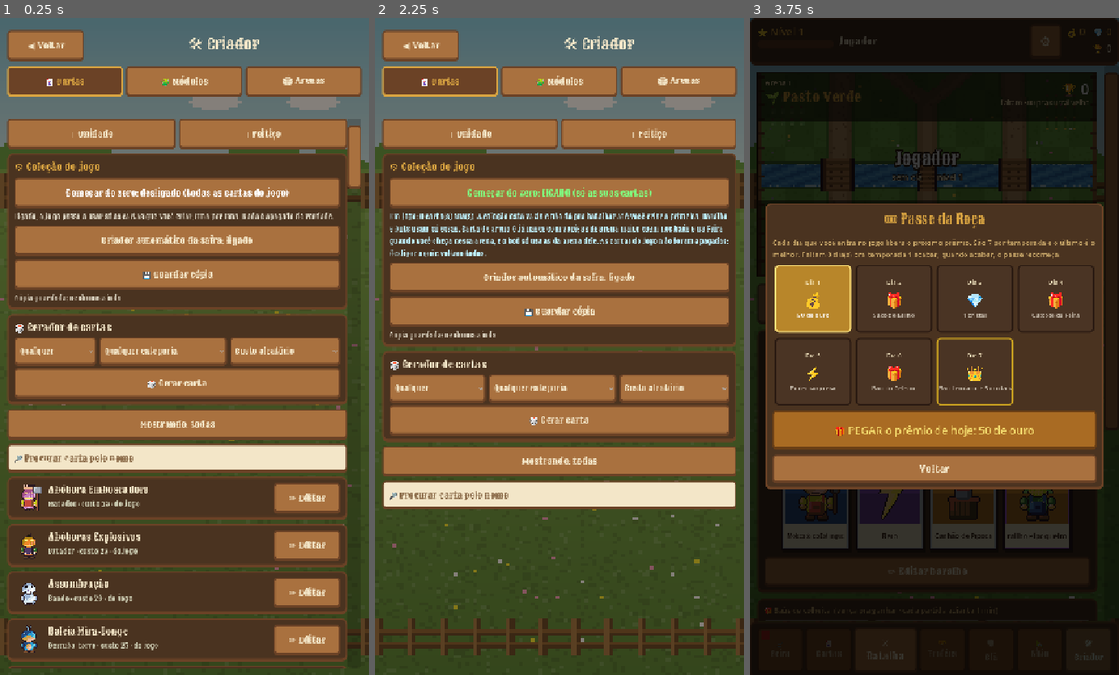
Above: before the commit, frames 1-3 (left to right).
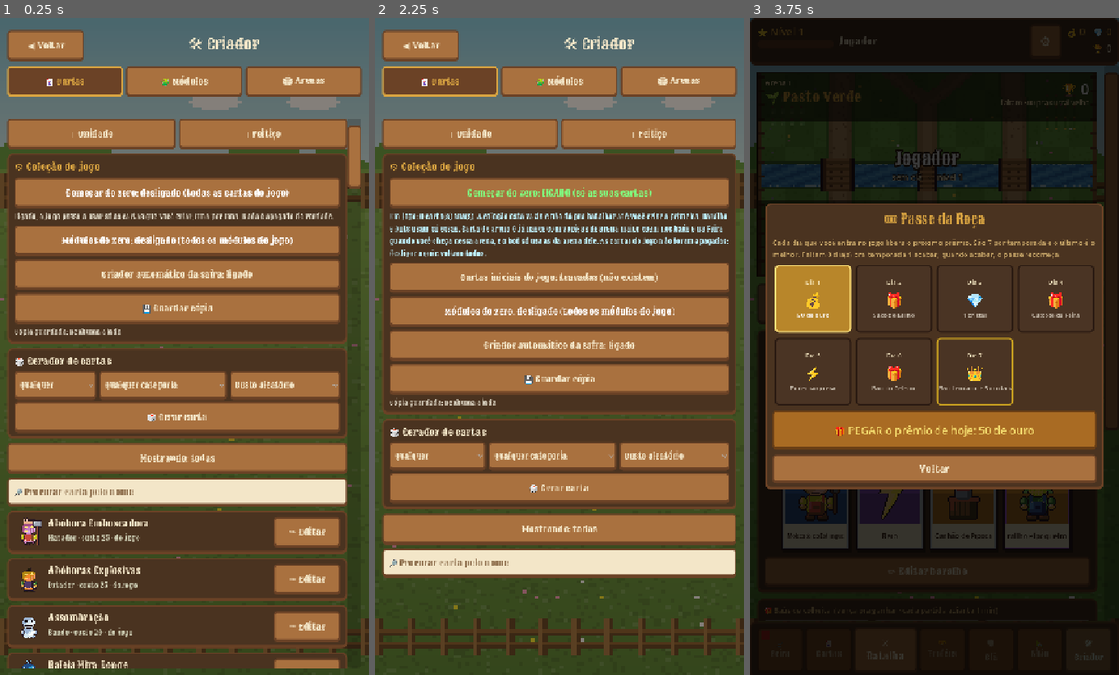
Above: after the commit, the same moments.

Repository: Generadevde/farmarena
Game: Godot game, scene res://creator/creator_menu.tscn
Two runs of this game, one before a commit and one after it. Both use one fixed random seed, a clock stepped at 60 frames per second and the inputs below. This scene is started directly instead of the project's main scene. The engine's default icon, where the game draws it, is replaced by a stand-in: a white triangle on a blue panel in a dark square.
Inputs:
- Up to frame 1 (0.25 s): no input
- Up to frame 2 (2.25 s): click "Começar do zero: desligado (t…" at 0.5 s; click "Começar do zero: LIGADO (só a…" at 1.25 s; click "Começar do zero: desligado (t…" at 2 s
- Up to frame 3 (3.75 s): click "Começar do zero: LIGADO (só a…" at 2.75 s; click "◀ Voltar" at 3.5 s

The runs differ from the first frame. In frame 1, 30% of the frame differs, in the area x 1-95%, y 33-99%; in frame 2, 30%, in the area x 1-98%, y 38-86%; in frame 3, nothing differs.

Commit message:
Baralho no começar do zero, carta da vez no baralho sem travar, módulos do zero, sortear peças
- Começar do zero tem baralhos próprios, só com as suas cartas: a tela de
  montar o baralho voltou a mostrar as cartas (ficava vazia).
- Corrigida a volta sem fim entre o nível da torre e a carta da vez quando ela
  estava no baralho (fechava o jogo).
- Chave pra emprestar ou travar as cartas iniciais do jogo.
- "Módulos do zero": só existem os módulos criados, pro jogador e pros bots.
- Criador: sortear as peças em uso (dentro do tema) e sortear as cores.

Co-Authored-By: Claude Fable 5.2 <noreply@anthropic.com>
Claude-Session: https://claude.ai/code/session_01F2c9wwKpd4XWAaAeM55Dzi

Diff:
--- a/Scripts/progresso.gd
+++ b/Scripts/progresso.gd
@@ -826,7 +826,32 @@
 
 
 func deck_paths(slot: int) -> Array:
+	if CustomContent.zero_on():
+		return _zero_deck_paths(clampi(slot, 0, DECK_SLOTS - 1))
 	return d["decks"][clampi(slot, 0, DECK_SLOTS - 1)]
+
+
+## "começar do zero": os baralhos ficam guardados à parte (os do jogo normal não são mexidos) e
+## só têm cartas SUAS. Com menos de 8 cartas, o baralho mostra as que existem (na batalha elas
+## se repetem até encher). Carta nova entra sozinha enquanto tiver lugar.
+func _zero_deck_paths(slot: int) -> Array:
+	if !d.has("decks_zero"):
+		d["decks_zero"] = []
+	var all: Array = d["decks_zero"]
+	while all.size() < DECK_SLOTS:
+		all.append([])
+	var paths: Array = all[slot]
+	var mine: Array = CardDatabase.all_cards.filter(func(c): return c != null and is_owned(c) and !CustomContent.is_spawn_only(c))
+	var ok: Array = mine.map(func(c): return c.resource_path)
+	for i in range(paths.size() - 1, -1, -1):
+		if !ok.has(paths[i]) or paths.find(paths[i]) != i:
+			paths.remove_at(i)
+	for p in ok:
+		if paths.size() >= DECK_SIZE:
+			break
+		if !paths.has(p):
+			paths.append(p)
+	return paths
 
 
 func deck_cards(slot: int) -> Array:
@@ -876,7 +901,7 @@
 
 func _apply_active_deck():
 	var cards = deck_cards(active_deck())
-	if cards.size() != DECK_SIZE:
+	if cards.size() != DECK_SIZE and !(CustomContent.zero_on() and !cards.is_empty()):
 		return
 	DeckManager.full_deck.assign(cards)
 	DeckManager.start_deck()
@@ -1429,6 +1454,8 @@
 		var p = int(it.get("ponto", -1))
 		if b == null or !PlayerProfile.is_base_unlocked(b) or p < 0 or p >= Regras.MODULE_POINTS.size() or points.has(p):
 			continue
+		if !BotSimulator.available_bases.has(b):
+			continue   # módulo que não existe mais (módulos "do zero": só os seus)
 		points[p] = true
 		out.append({"base": b, "ponto": p})
 	# completa o que falta: primeiro a torre que já estava equipada, depois as liberadas.
@@ -1437,7 +1464,7 @@
 	for b in BotSimulator.available_bases:
 		if b != null and PlayerProfile.is_base_unlocked(b):
 			pool.append(b)
-	pool = pool.filter(func(b): return b != null)
+	pool = pool.filter(func(b): return b != null and BotSimulator.available_bases.has(b))
 	var order: Array = Regras.FILL_POINTS
 	for b in pool:
 		if out.size() >= n:
@@ -1511,8 +1538,8 @@
 	if pool.is_empty():
 		return []
 	var seed = abs(hash(str(profile.profile_name) if profile != null else "bot"))
-	if first == null:
-		first = pool[0]
+	if first == null or !pool.has(first):
+		first = pool[seed % pool.size()]   # (o módulo antigo dele pode não existir mais: módulos "do zero")
 	var eco_types = [BaseData.BaseType.PRODUCTION, BaseData.BaseType.CAPACITY]
 	# 1 em cada 5 bots aposta tudo num módulo só e leva DOIS iguais (nunca dois de recurso).
 	# "botduplo" é só pro laboratório forçar sim (1) ou não (0).
@@ -1552,7 +1579,9 @@
 	var best = 1
 	for c in deck_cards(active_deck()):
 		if c != null:
-			best = maxi(best, level(c))
+			# nível GUARDADO da carta, não o de "carta da vez": esse é o nível da torre, e
+			# perguntar um pro outro dava volta sem fim quando a carta da vez estava no baralho
+			best = maxi(best, int(PlayerProfile.card_levels.get(c.resource_path, 1)))
 	return clampi(mini(player_level(), best + 1), 1, PlayerProfile.MAX_CARD_LEVEL)
 
 
--- a/ci/battle_test.gd
+++ b/ci/battle_test.gd
@@ -19,6 +19,8 @@
 	CustomContent.load_all()
 
 	var mode = OS.get_environment("CI_MODE")
+	if OS.get_environment("CI_ZEROMOD") != "":
+		Config.data["do_zero_mod"] = true   # partida sem nenhum módulo (só a Casa Grande)
 	if OS.get_environment("CI_ZERO") != "":
 		Config.data["do_zero"] = true   # a partida inteira no modo "começar do zero"
 		if OS.get_environment("CI_ZERO") == "1carta":
@@ -475,6 +477,10 @@
 	_check("carta da vez: liberada pra todos no nível da torre", feat != null and Progresso.is_owned(feat) and Progresso.level(feat) == Progresso.tower_level()
 		and botp.get_card_level(feat) == Progresso.tower_level() and Progresso.featured_days_left() >= 1 and Progresso.featured_days_left() <= 3,
 		"%s" % (feat.card_name if feat != null else "nenhuma"))
+	# a carta da vez DENTRO do baralho não pode dar volta sem fim com o nível da torre (fechava o jogo)
+	var deck_ok = Progresso.set_deck_card(Progresso.active_deck(), 0, feat) or Progresso.deck_cards(Progresso.active_deck()).has(feat)
+	var tl = Progresso.tower_level()
+	_check("carta da vez no baralho não trava o nível da torre", deck_ok and tl >= 1 and Progresso.level(feat) == tl)
 	hub._go_tab(0)
 	await get_tree().create_timer(0.4).timeout
 	_check("feira mostra a oportunidade de hoje e a carta da vez", _find_text(hub, "Oportunidade de hoje") and _find_text(hub, "Carta da vez"))
@@ -534,6 +540,9 @@
 	await get_tree().process_frame
 	_check("criador: peças novas e temas", SpriteForge.has_piece("objeto", "tanque") and SpriteForge.has_piece("torre", "farol") and SpriteForge.has_piece("arma", "katana")
 		and cr._piece_in_theme("tanque") and !cr._piece_in_theme("vaca") and PecasIndex.TEMAS.size() >= 7 and !cr._work["image"].is_invisible())
+	var before_r = cr._recipe.duplicate()
+	cr._shuffle_pieces()
+	_check("criador: sortear troca só as peças em uso, dentro do tema", cr._recipe.keys() == before_r.keys() and cr._recipe["objeto"] != "tanque" and cr._piece_in_theme(str(cr._recipe["objeto"])), str(cr._recipe))
 	cr._theme = "Todos os temas"
 	cr._close_form()
 	# feitiço: 4 abas, com régua e teste
@@ -2094,5 +2103,16 @@
 	Config.data["do_zero"] = false
 	CustomContent.apply_zero()
 	_check("começar do zero sem carta: coleção vazia e batalha travada (sem fechar o jogo)", blocked_ok and CustomContent.can_battle())
+	# MÓDULOS do zero: sem nenhum módulo seu, ninguém leva módulo; desligar devolve os do jogo
+	var bases_n = BotSimulator.available_bases.size()
+	Config.data["do_zero_mod"] = true
+	CustomContent.apply_zero()
+	var zero_mods = BotSimulator.available_bases.size()
+	var lo_p = Progresso.module_loadout().size()
+	var lo_b = Progresso.bot_module_loadout(BotLearning.get_or_create_profile(BotSimulator.roster_names[0]), 2).size()
+	Config.data["do_zero_mod"] = false
+	CustomContent.apply_zero()
+	_check("módulos do zero: só os criados; desligar devolve", zero_mods == CustomContent.custom_bases.size() and (zero_mods > 0 or (lo_p == 0 and lo_b == 0)) and BotSimulator.available_bases.size() == bases_n,
+		"%d -> %d -> %d (jogador %d, bot %d)" % [bases_n, zero_mods, BotSimulator.available_bases.size(), lo_p, lo_b])
 	_check("começar do zero esconde as cartas do jogo e desligar devolve", zero_n == zero_want and zero_n < all_n and zd.size() == (8 if zero_want > 0 else 0) and CardDatabase.all_cards.size() == all_n, "%d -> %d -> %d" % [all_n, zero_n, CardDatabase.all_cards.size()])
 	print("RESULTADO novas COM PROBLEMA (", _aud_bad.size(), "): ", _aud_bad)
--- a/creator/creator_menu.gd
+++ b/creator/creator_menu.gd
@@ -450,6 +450,7 @@
 
 func _save_base():
 	var b: BaseData = _orig["base"]
+	_apply_zero_later.call_deferred()
 	CustomContent.apply_snapshot(b, CustomContent.snapshot(_work["base"], CustomContent.BASE_FIELDS), CustomContent.BASE_FIELDS)
 	_orig["image"] = _work["image"]
 	_orig["proj_image"] = _work["proj_image"]
@@ -1464,6 +1465,13 @@
 				_recipe[slot_name] = str(items[i])
 			_regen_art()))
 		v.add_child(srow)
+	# SORTEAR: troca só as peças dos lugares que você já está usando (dentro do tema escolhido)
+	var rrow = HBoxContainer.new()
+	rrow.add_theme_constant_override("separation", 6)
+	rrow.add_child(_button("🎲 Sortear peças", _shuffle_pieces))
+	rrow.add_child(_button("🎨 Sortear cores", _shuffle_colors))
+	v.add_child(rrow)
+	v.add_child(_note("Sortear peças mexe só nos lugares que já têm peça (não põe chapéu em quem está sem), dentro do tema. Toque quantas vezes quiser."))
 	var ct = _label("Cores (toque pra trocar)", 16)
 	ct.add_theme_color_override("font_color", Color(1, 0.85, 0.4))
 	v.add_child(ct)
@@ -1745,6 +1753,23 @@
 			" (com menos de 8, elas se repetem no baralho)" if (mine > 0 and mine < 8) else (". A coleção está vazia e não dá pra batalhar até você criar a primeira" if mine == 0 else "")], Color(0.75, 0.95, 1.0)))
 	else:
 		v.add_child(_note("Ligado, o jogo passa a usar só as cartas que você criar, uma por uma. Nada é apagado de verdade."))
+	if zero:
+		var lend = bool(Config.data.get("zero_inicial", false))
+		v.add_child(_button("Cartas iniciais do jogo: " + ("EMPRESTADAS enquanto você não tem nenhuma" if lend else "travadas (não existem)"), func():
+			Config.data["zero_inicial"] = !bool(Config.data.get("zero_inicial", false))
+			Config.save()
+			CustomContent.apply_zero()
+			_show_list()))
+	var zm = CustomContent.zero_modules_on()
+	var zmb = _button("Módulos do zero: " + ("LIGADO (só os seus módulos)" if zm else "desligado (todos os módulos do jogo)"), func():
+		Config.data["do_zero_mod"] = !CustomContent.zero_modules_on()
+		Config.save()
+		CustomContent.apply_zero()
+		_show_list())
+	zmb.add_theme_color_override("font_color", Color(0.5, 1, 0.5) if zm else Color(1, 1, 1))
+	v.add_child(zmb)
+	if zm:
+		v.add_child(_note("Em jogo: %d módulo(s) seu(s). Sem nenhum, a batalha é só com a Casa Grande, pros dois lados. Crie na aba Módulos; desligando aqui, os do jogo voltam." % BotSimulator.available_bases.size(), Color(0.75, 0.95, 1.0)))
 	var paused = bool(Config.data.get("safra_pausa", false))
 	v.add_child(_button("Criador automático da safra: " + ("PAUSADO" if paused else "ligado"), func():
 		Config.data["safra_pausa"] = !bool(Config.data.get("safra_pausa", false))
@@ -1779,3 +1804,36 @@
 				return false
 		return true
 	return PecasIndex.TEMAS.get(_theme, []).has(piece)
+
+
+## troca por outra, ao acaso, cada peça que JÁ está em uso (os lugares vazios ficam vazios)
+func _shuffle_pieces():
+	if _recipe.is_empty():
+		_recipe = MODE_DEFAULTS[_recipe_mode()].duplicate()
+	for slot in PIECE_SLOTS[_recipe_mode()]:
+		if str(_recipe.get(slot, "")) == "":
+			continue
+		var options: Array = SpriteForge.pieces(slot).filter(func(p): return _piece_in_theme(str(p)))
+		if options.is_empty():
+			options = SpriteForge.pieces(slot)
+		if options.size() > 1:
+			options.erase(_recipe[slot])
+		_recipe[slot] = str(options[randi() % options.size()])
+	_regen_art()
+	_build_ed_body_keep_scroll()
+
+
+func _shuffle_colors():
+	for key in PALETTE_KEYS:
+		_palette[key] = str(SWATCHES[randi() % SWATCHES.size()])
+	_regen_art()
+	_build_ed_body_keep_scroll()
+
+
+func _build_ed_body_keep_scroll():
+	var y = _scroll.scroll_vertical
+	_build_ed_body()
+	await get_tree().process_frame
+	await get_tree().process_frame
+	if is_instance_valid(_scroll):
+		_scroll.scroll_vertical = y
--- a/creator/custom_content.gd
+++ b/creator/custom_content.gd
@@ -1050,6 +1050,9 @@
 	for c in custom_cards:
 		if c != null and !is_spawn_only(c):
 			out.append(c)
+	# chave à parte: emprestar o baralho inicial do jogo enquanto você não tem nenhuma carta
+	if out.is_empty() and bool(Config.data.get("zero_inicial", false)):
+		out = Catalogo.starter_deck().duplicate()
 	return out
 
 
@@ -1079,6 +1082,30 @@
 		CardDatabase.all_cards.assign(back)
 		_full_cards = []
 	DeckBuilder.clear_cache()
+	apply_zero_modules()
+
+
+# ---- módulos "do zero": a mesma ideia das cartas. Ligado, só existem os módulos que você
+# criar (pra você e pros bots); sem nenhum, a batalha é só com a Casa Grande.
+var _full_bases: Array = []
+
+
+func zero_modules_on() -> bool:
+	return bool(Config.data.get("do_zero_mod", false))
+
+
+func apply_zero_modules():
+	if zero_modules_on():
+		if _full_bases.is_empty():
+			_full_bases = BotSimulator.available_bases.duplicate()
+		BotSimulator.available_bases.assign(custom_bases.filter(func(b): return b != null))
+	elif !_full_bases.is_empty():
+		var back: Array = _full_bases.duplicate()
+		for b in custom_bases:
+			if b != null and !back.has(b):
+				back.append(b)
+		BotSimulator.available_bases.assign(back)
+		_full_bases = []
 
 
 ## o baralho de quem joga no "começar do zero". Com menos cartas que o tamanho do
